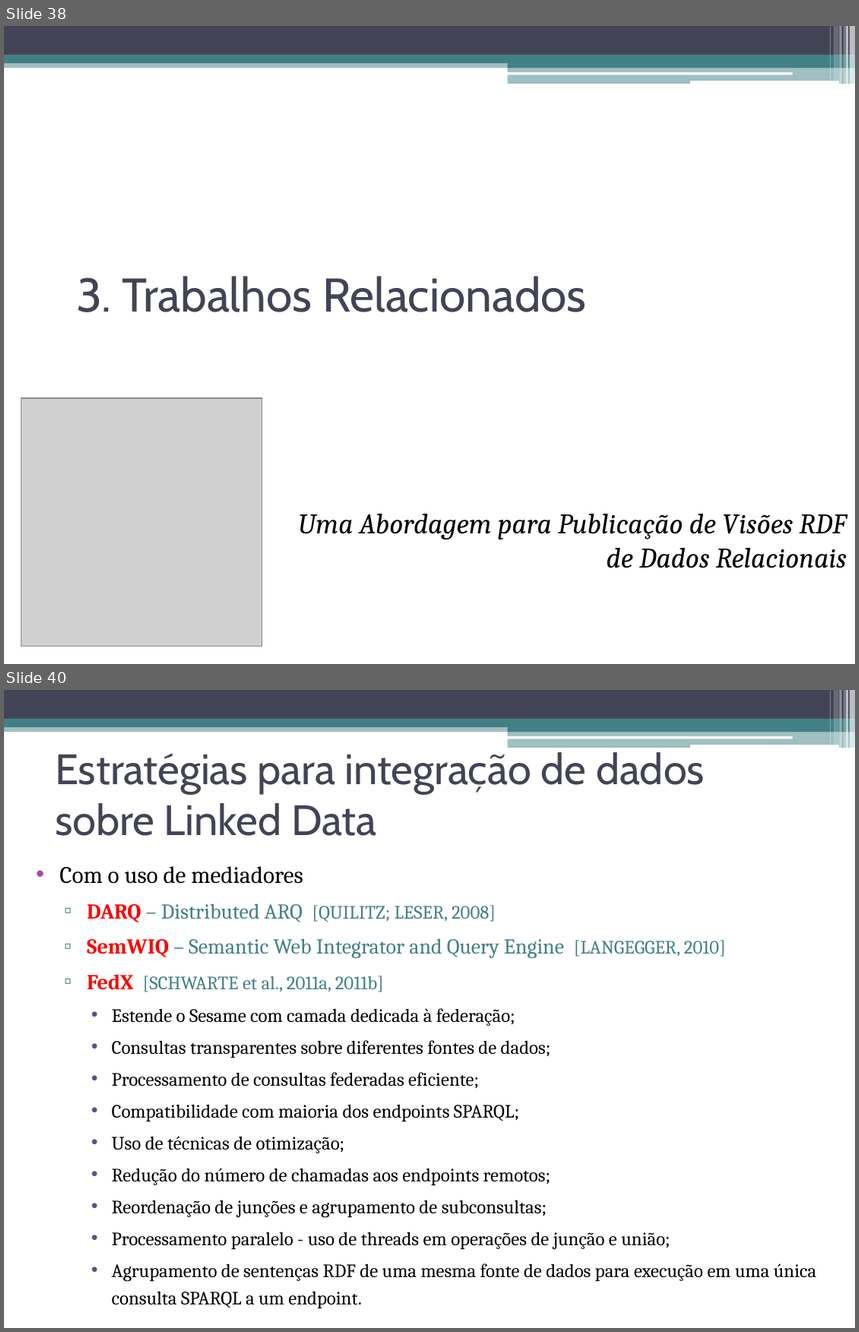
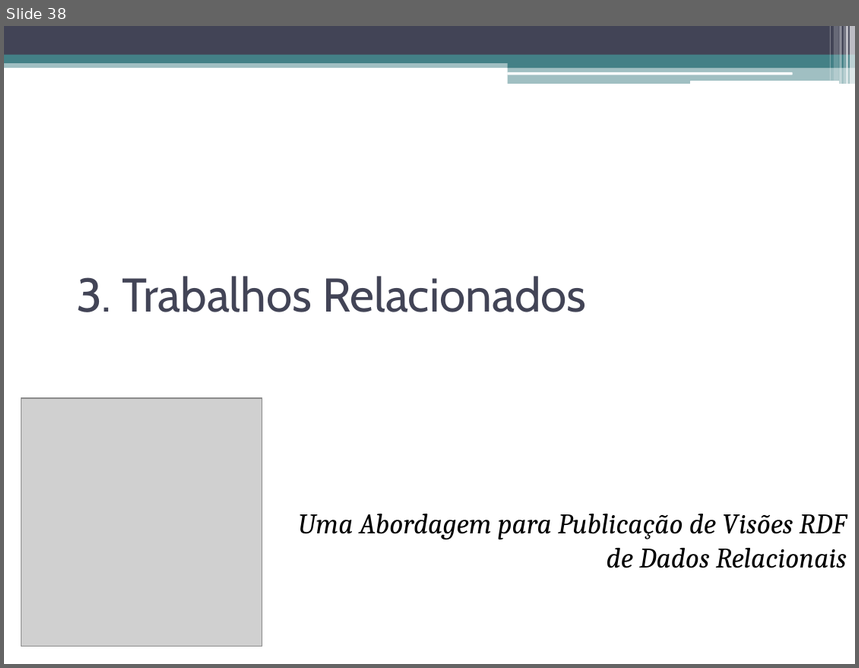
Before and after one commit to luiseufrasio/mestrado-ufc-eufrasio, a slide deck: dissertação/dissertacao_eufrasio-slides.pptx. Shown one above the other, each under a label of ours: slides 38 and 40 before the commit, slide 38 after it; the slides between them are not shown. The pictures are 859x1332 and 859x668 pixels, drawn with LibreOffice and Linux fonts; fonts in the diff are those of the drawing; grey boxes stand for pictures. Boxes give left, top, right and bottom in pixels: in the first picture for what was removed or moved away, otherwise in the second. Text is boxed around its words. In the diff, an @@ line names an element or a change of style, - is before the commit and + after.

```diff
--- a/dissertação/dissertacao_eufrasio-slides.pptx
+++ b/dissertação/dissertacao_eufrasio-slides.pptx
@@ slide 40 removed at <box>4,690,855,1328</box>, background #FFFFFF; not listed: 13 template elements that a slide beside it also shows @@
@@ title removed at <box>55,752,705,836</box> @@
-Estratégias para integração de dados sobre Linked Data
@@ text removed at <box>59,866,816,1309</box> @@
-• Com o uso de mediadores
-  ▫ DARQ – Distributed ARQ [QUILITZ; LESER, 2008]
-  ▫ SemWIQ – Semantic Web Integrator and Query Engine [LANGEGGER, 2010]
-  ▫ FedX [SCHWARTE et al., 2011a, 2011b]
-    • Estende o Sesame com camada dedicada à federação;
-    • Consultas transparentes sobre diferentes fontes de dados;
-    • Processamento de consultas federadas eficiente;
-    • Compatibilidade com maioria dos endpoints SPARQL;
-    • Uso de técnicas de otimização;
-    • Redução do número de chamadas aos endpoints remotos;
-    • Reordenação de junções e agrupamento de subconsultas;
-    • Processamento paralelo - uso de threads em operações de junção e união;
-    • Agrupamento de sentenças RDF de uma mesma fonte de dados para execução em uma única consulta SPARQL a um endpoint.
```
Also in this commit, not shown: 1 slide changed, 20 slides added, 12 other slides removed, 1 other file.
